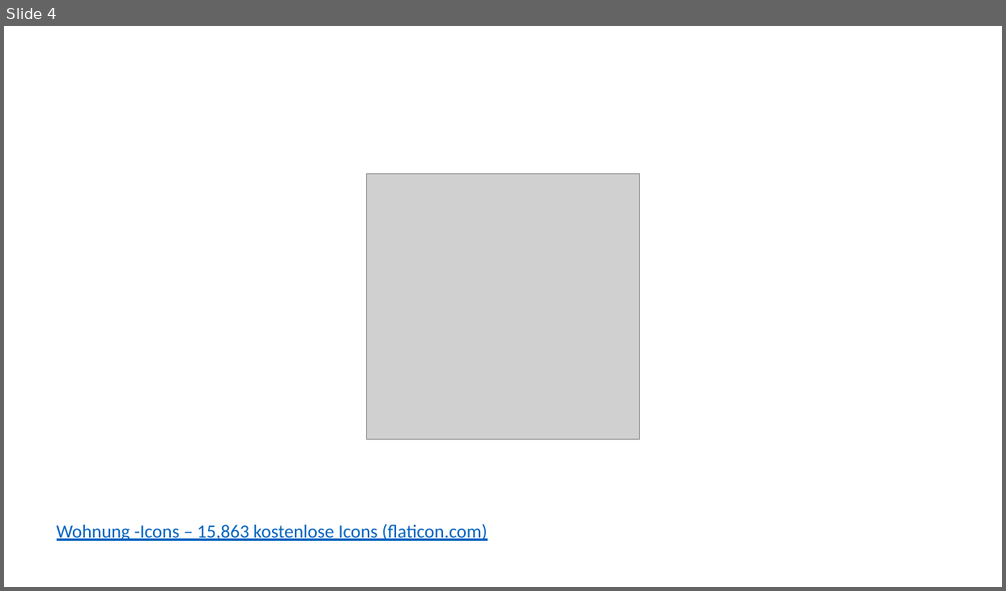
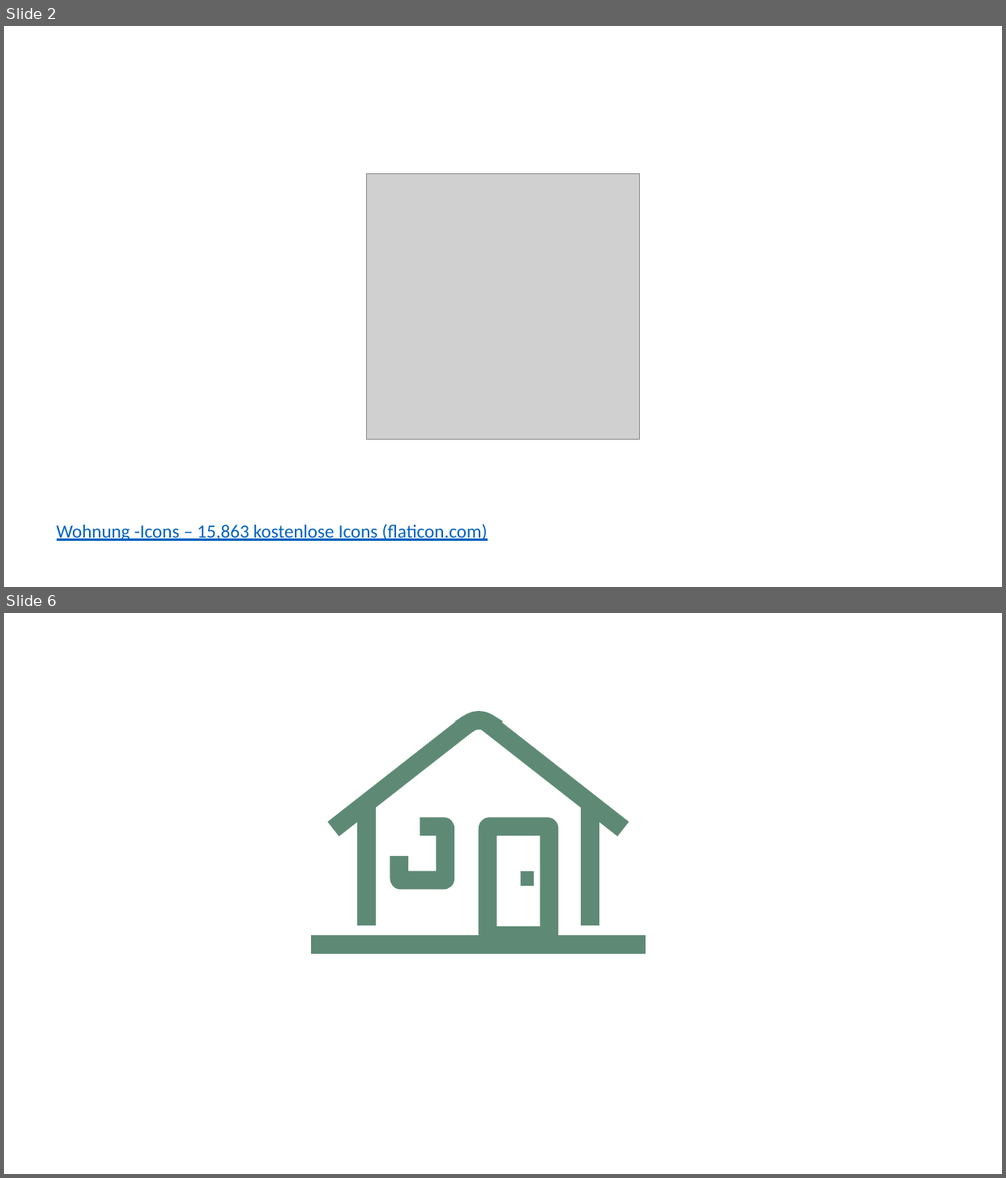
Before and after one commit to J-O-P/fewolandau-hugo, a slide deck: IconMaterial/logo.pptx. Shown one above the other, each under a label of ours: slide 4 before the commit, slides 2 and 6 after it; the slides between them are not shown. The pictures are 1006x591 and 1006x1178 pixels, drawn with LibreOffice and Linux fonts; fonts in the diff are those of the drawing; grey boxes stand for pictures. Boxes give left, top, right and bottom in pixels: in the first picture for what was removed or moved away, otherwise in the second. Text is boxed around its words. In the diff, an @@ line names an element or a change of style, - is before the commit and + after.

```diff
--- a/IconMaterial/logo.pptx
+++ b/IconMaterial/logo.pptx
@@ slide 6 added at [4, 613, 1002, 1174], background #FFFFFF @@
@@ line added from (341, 824) to (462, 729), #5E8A75 17.75 pt @@
@@ arc (boxed as its full ellipse) added at [454, 713, 505, 764], outline #5E8A75 17.75 pt @@
@@ line added from (616, 824) to (496, 729), #5E8A75 17.75 pt @@
@@ line added from (367, 916) to (367, 807), #5E8A75 17.75 pt @@
@@ rectangle added at [381, 807, 420, 856], fill #FFFFFF @@
@@ rounded rectangle added at [399, 826, 445, 880], outline #5E8A75 17.75 pt @@
@@ rounded rectangle added at [488, 826, 549, 935], outline #5E8A75 17.75 pt @@
@@ line added from (590, 916) to (590, 807), #5E8A75 17.75 pt @@
@@ rectangle added at [521, 871, 533, 885], fill #5E8A75 @@
@@ line added from (320, 944) to (637, 944), #5E8A75 17.75 pt @@
@@ what was slide 4 is now slide 2 @@
```
Also in this commit, not shown: 1 slide changed, 2 other slides added, 1 slide removed.
